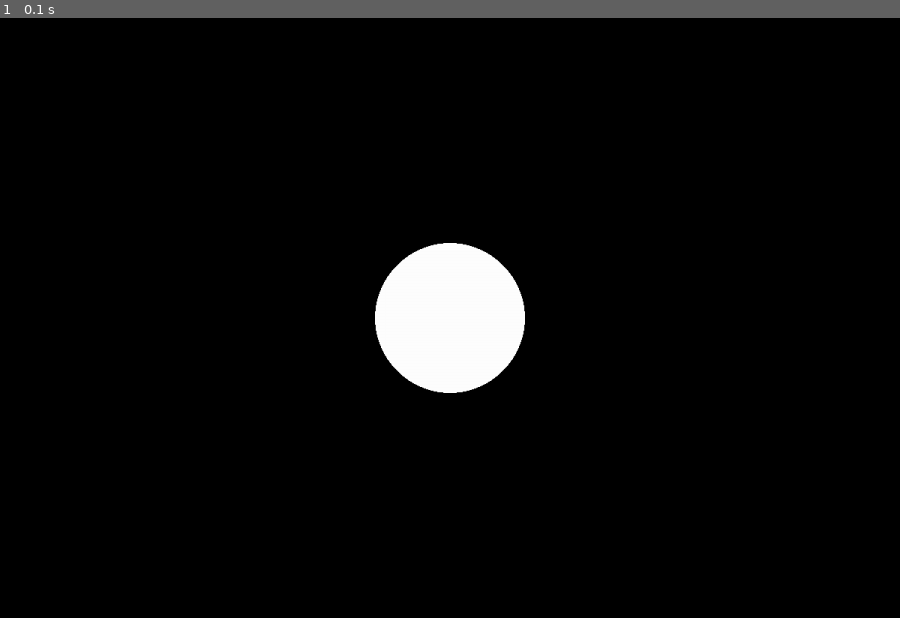
Above: before the commit, frame 1.
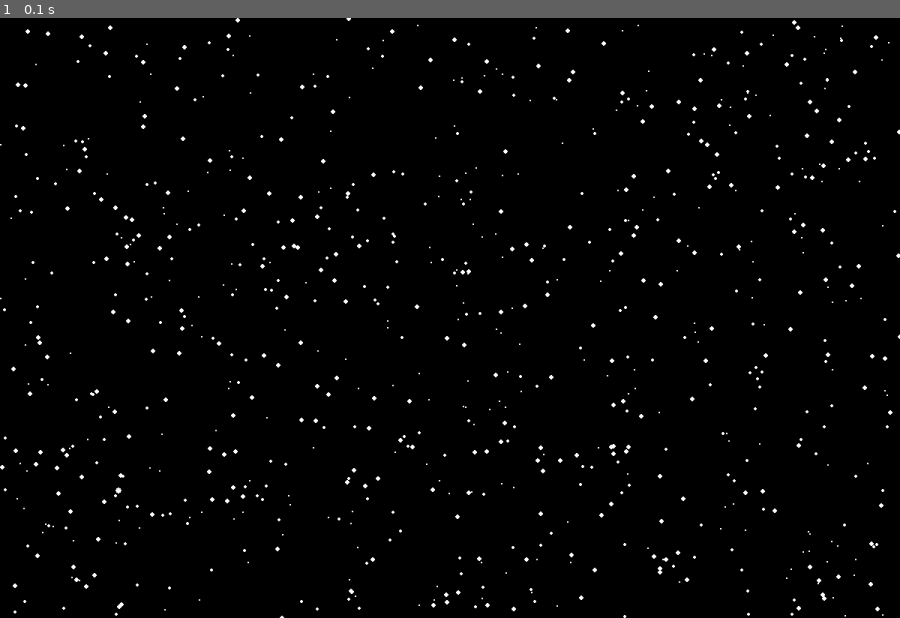
Above: after the commit, the same moment.

Repository: DatKidDude/practice-projects
Game: pygame game, started from pygame-stars/stars.py
The game is run twice, just before and just after one commit, with the same random seed, the same clock (stepped at 60 frames per second) and the same inputs.
Inputs:
- Up to frame 1 (0.1 s): no input

The runs differ from the first frame. In frame 1, 5.0% of the frame differs, in the area x 0-100%, y 0-100%.

Commit message:
Added ability to render multiple stars to screen

Diff:
--- a/pygame-stars/stars.py
+++ b/pygame-stars/stars.py
@@ -1,20 +1,23 @@
 import pygame
+from pygame.sprite import Sprite, Group
 import sys
+import random
+
+class Star(Sprite):
+    """A class to create a star"""
+
+    def __init__(self, screen, col, x, y, radius):
+        super().__init__()
+        self.screen = screen
+        self.color = col
+        self.x = x
+        self.y = y
+        self.radius = radius
 
 
-class Star:
-    """A class to create a star"""
-
-    def __init__(self, screen):
-        self.surface = screen
-        self.color = (255, 255, 255)
-        self.center = (600, 400)
-        self.radius = 100
-
-
-    def draw_star(self):
+    def update(self):
         """Draw the star to the screen"""
-        pygame.draw.circle(self.surface, self.color, self.center, self.radius)
+        pygame.draw.circle(self.screen, self.color, (self.x, self.y), self.radius)
 
 
 
@@ -23,13 +26,26 @@
     screen_width = 1200
     screen_height = 800
     BG_COLOR = (0, 0, 0)
+    STAR_COLOR = "white"
 
     # Initialize pygame, settings, and screen object
     pygame.init()
     screen = pygame.display.set_mode((screen_width, screen_height))
     pygame.display.set_caption("Starfield")
 
-    star = Star(screen)
+    # Create a sprite group for stars
+    stars = Group()
+
+    # Create a list of n stars
+    for _ in range(800):
+        # random (x, y) positions
+        x_pos = random.randint(1, screen_width)
+        y_pos = random.randint(1, screen_height)
+        # random radius size between 1.0 and 4.0
+        star_radius = float(random.randrange(100, 401))/100
+        star = Star(screen, STAR_COLOR, x_pos, y_pos, star_radius)
+        stars.add(star)
+
 
     while True:
         # check for events
@@ -40,7 +56,8 @@
         # Set the background color
         screen.fill(BG_COLOR)
 
-        star.draw_star()
+        # Draw stars on the screen
+        stars.update()
 
         # Update the screen
         pygame.display.flip()
